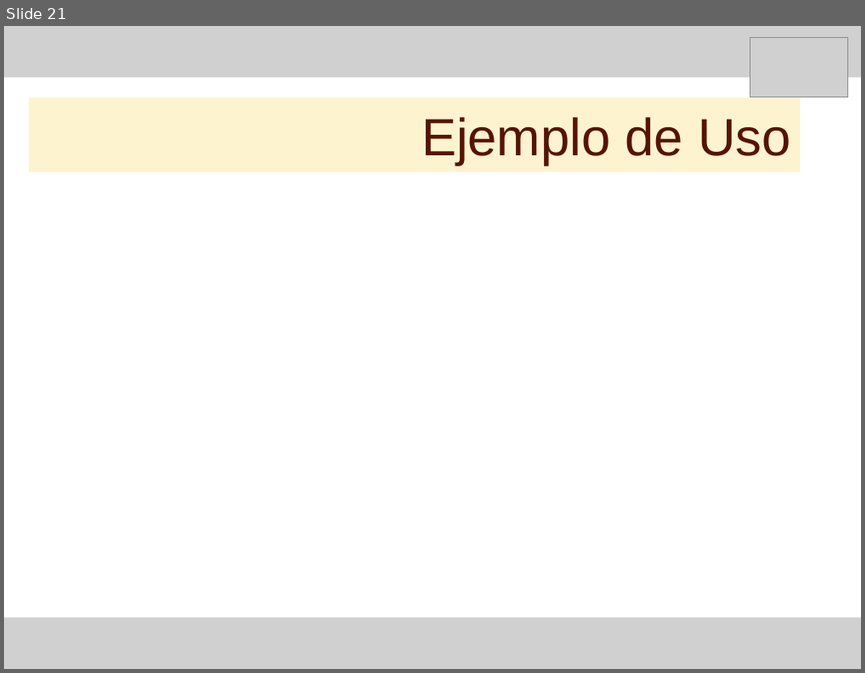
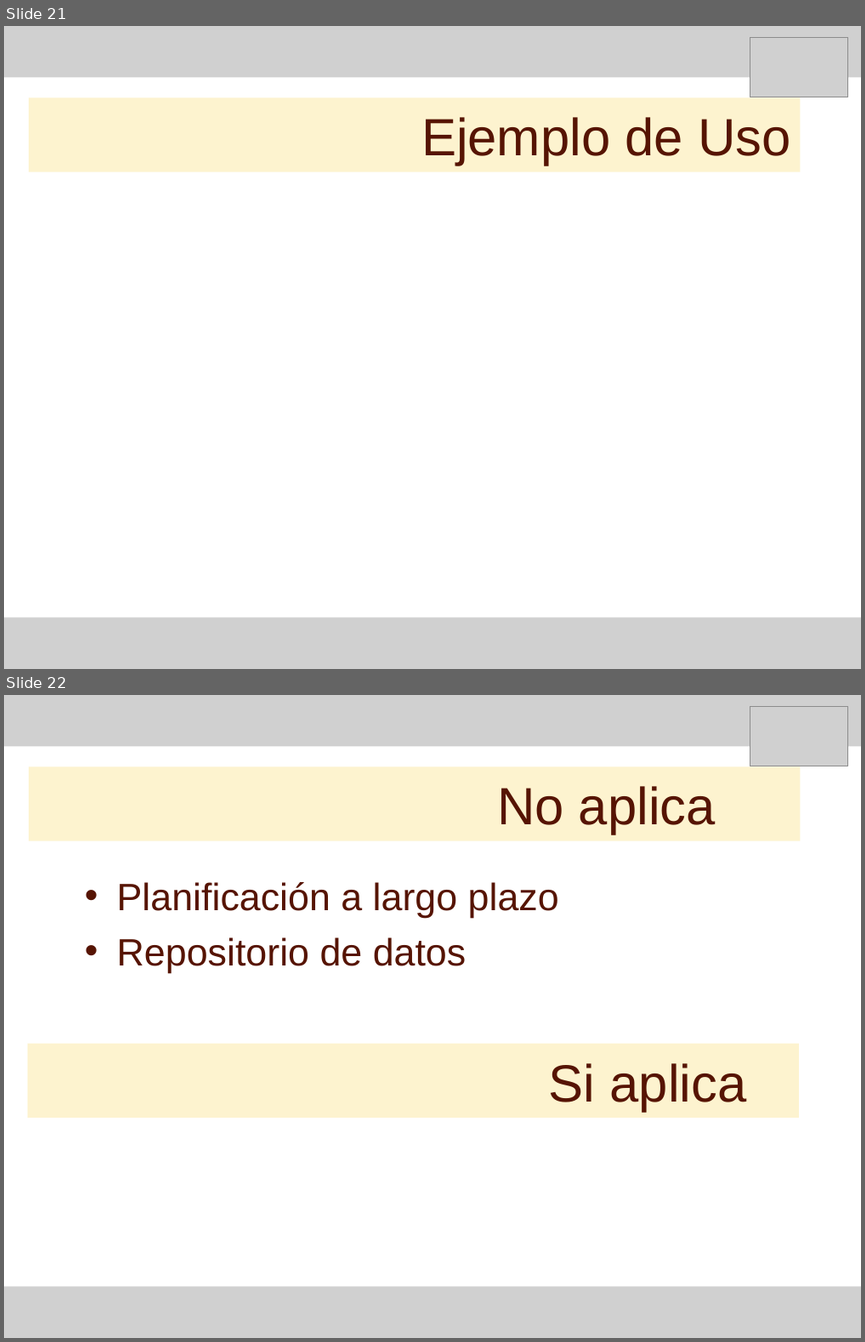
Before and after one commit to Letractively/proyunlam, a slide deck: Documentacion/97 - Exposicion/Presentacion producto.ppt. Shown one above the other, each under a label of ours: slide 21 before the commit, slides 21 and 22 after it. The pictures are 865x673 and 865x1342 pixels, drawn with LibreOffice and Linux fonts; fonts in the diff are those of the drawing; grey boxes stand for pictures. Boxes give left, top, right and bottom in pixels: in the first picture for what was removed or moved away, otherwise in the second. Text is boxed around its words. In the diff, an @@ line names an element or a change of style, - is before the commit and + after.

```diff
--- a/Documentacion/97 - Exposicion/Presentacion producto.ppt
+++ b/Documentacion/97 - Exposicion/Presentacion producto.ppt
@@ slide 22 added at box(4, 695, 861, 1338), background #FFFFFF @@
@@ picture added at box(4, 695, 861, 746) @@
@@ picture added at box(749, 707, 847, 766) @@
@@ title added at box(29, 767, 800, 841), fill #FBE389 at 40% opacity, 44 pt, text #561403 @@
+No aplica
@@ text added at box(117, 882, 559, 973), 32 pt, text #561403 @@
+• Planificación a largo plazo
+• Repositorio de datos
@@ rectangle added at box(27, 1043, 798, 1117), fill #FBE389 at 40% opacity, 44 pt, text #561403 @@
+Si aplica
@@ picture added at box(4, 1287, 861, 1338) @@
```
